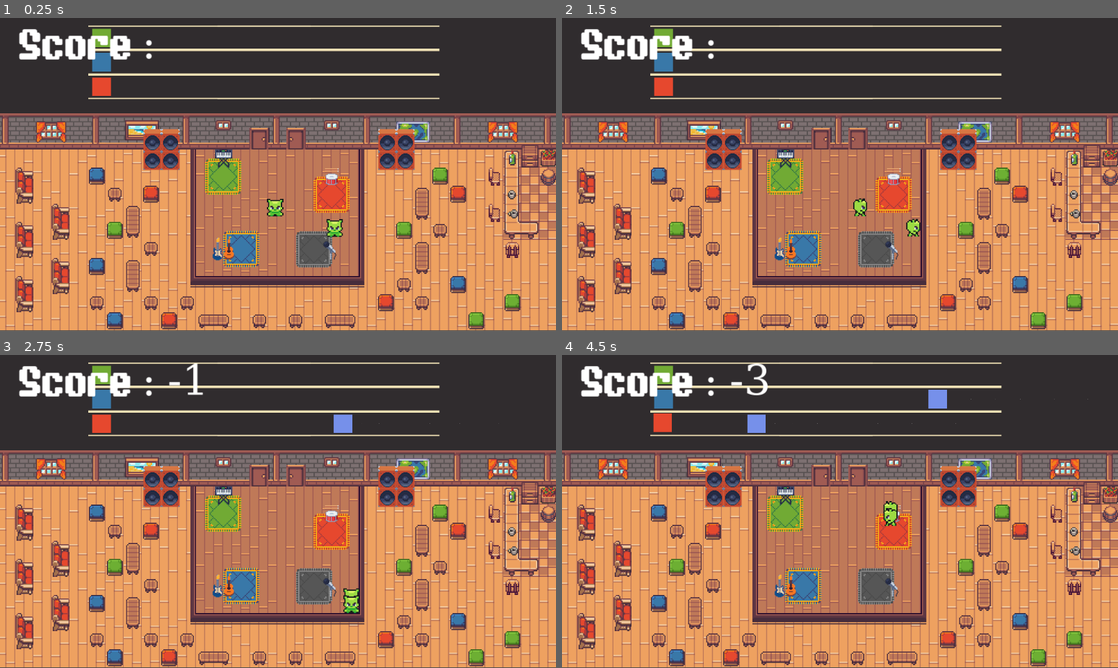
Above: before the commit, frames 1-4 (two rows, left to right).
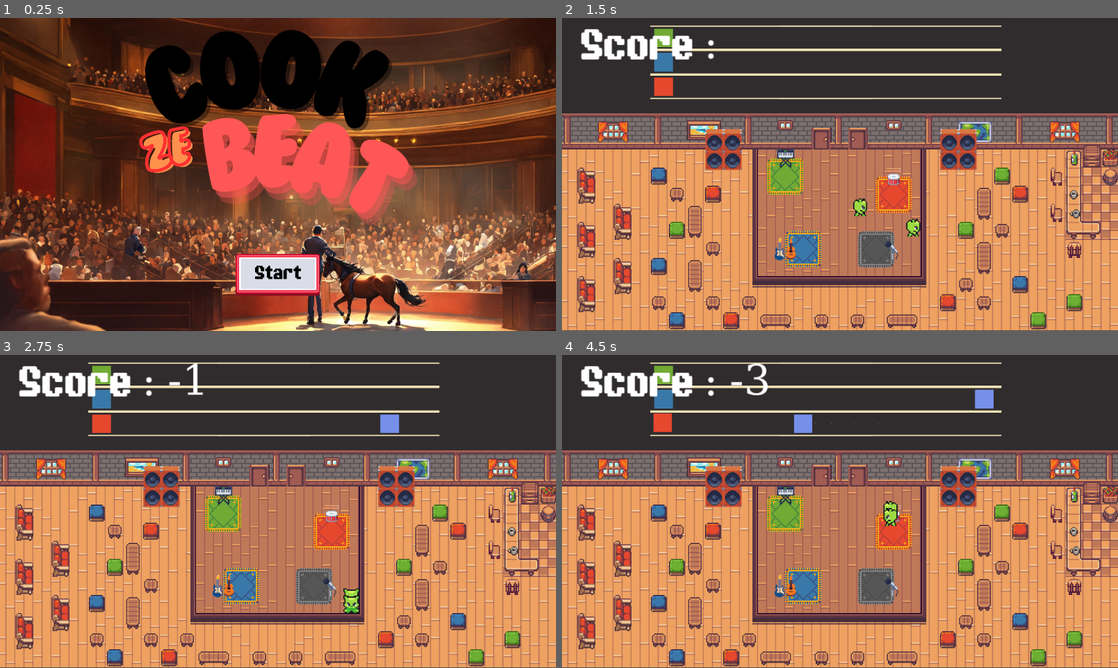
Above: after the commit, the same moments.

Repository: Zenika/gamejam-002-cook-ze-beat
Game: Godot game, scene res://scenes/menu/menu.tscn.tscn
Same seed, same stepped clock (60 frames per second), same inputs: the game is played once before the commit and once after it. Before the commit the project starts from res://scenes/game.tscn. Sound files missing from this copy of the repository are replaced by a short silence.
Inputs (mouse positions are in pixels of both pictures, inside the frame that each line leads up to):
- Up to frame 1 (0.25 s): no input
- Up to frame 2 (1.5 s): click (840, 274) at 0.5 s, where only the run after the commit has a clickable "Start"; tap Enter at 1.25 s; hold Right (move_right) from 1.28 s (still down); tap Space (action) at 1.35 s
- Up to frame 3 (2.75 s): release Right (move_right) at 2.03 s; hold Down (move_down) from 2.03 s (still down); tap Space (action) at 2.1 s
- Up to frame 4 (4.5 s): release Down (move_down) at 2.78 s; hold Right (move_right) 2.78-3.53 s; tap Shift (sprint) at 2.85 s; tap Space (action) at 3.05, 3.6, 4.35 s; hold Up (move_up) 3.53-4.28 s; hold Left (move_left) from 4.28 s (still down)

The runs differ from the first frame. In frame 1, 95% of the frame differs, in the area x 0-100%, y 0-100%; in frame 2, less than 0.1%; in frame 3, 0.4%; in frame 4, 0.8%.

Commit message:
🔗 Attach menu and game

Diff:
--- a/project.godot
+++ b/project.godot
@@ -11,7 +11,7 @@
 [application]
 
 config/name="cook-ze-beat"
-run/main_scene="res://scenes/game.tscn"
+run/main_scene="res://scenes/menu/menu.tscn.tscn"
 config/features=PackedStringArray("4.2", "Forward Plus")
 config/icon="res://icon.svg"
 
--- a/resources/main_theme.tres
+++ b/resources/main_theme.tres
@@ -1,15 +1,15 @@
-[gd_resource type="Theme" load_steps=8 format=3 uid="uid://c2apoo0x38def"]
+[gd_resource type="Theme" load_steps=10 format=3 uid="uid://c2apoo0x38def"]
 
 [ext_resource type="FontFile" uid="uid://b420typ7ppplu" path="res://assets/fonts/GamepauseddemoRegular-RpmY6.otf" id="1_8fcsk"]
 [ext_resource type="Texture2D" uid="uid://bsdxvsxgvymyv" path="res://assets/menu/button_square_depth_border.png" id="2_6awmm"]
 
-[sub_resource type="StyleBoxEmpty" id="StyleBoxEmpty_bx3w8"]
-content_margin_left = 2.0
-content_margin_top = 0.0
-content_margin_right = 0.0
-content_margin_bottom = 2.0
+[sub_resource type="StyleBoxEmpty" id="StyleBoxEmpty_hyagx"]
+
+[sub_resource type="StyleBoxEmpty" id="StyleBoxEmpty_nrmoj"]
 
 [sub_resource type="StyleBoxEmpty" id="StyleBoxEmpty_u655r"]
+
+[sub_resource type="StyleBoxEmpty" id="StyleBoxEmpty_xa1yy"]
 
 [sub_resource type="StyleBoxEmpty" id="StyleBoxEmpty_5v1br"]
 
@@ -27,8 +27,10 @@
 Button/colors/font_hover_color = Color(1, 0.341176, 0.341176, 1)
 Button/font_sizes/font_size = 64
 Button/fonts/font = ExtResource("1_8fcsk")
-Button/styles/hover = SubResource("StyleBoxEmpty_bx3w8")
+Button/styles/focus = SubResource("StyleBoxEmpty_hyagx")
+Button/styles/hover = SubResource("StyleBoxEmpty_nrmoj")
 Button/styles/normal = SubResource("StyleBoxEmpty_u655r")
+Button/styles/pressed = SubResource("StyleBoxEmpty_xa1yy")
 Label/font_sizes/font_size = 64
 Label/fonts/font = ExtResource("1_8fcsk")
 MainTitle/base_type = &"Label"
--- /dev/null
+++ b/scenes/menu/Button.gd
@@ -0,0 +1,15 @@
+extends Button
+
+
+# Called when the node enters the scene tree for the first time.
+func _ready():
+	pass # Replace with function body.
+
+
+# Called every frame. 'delta' is the elapsed time since the previous frame.
+func _process(delta):
+	pass
+
+
+func _on_pressed():
+	get_tree().change_scene_to_file("res://scenes/game.tscn")
--- a/scenes/menu/menu.tscn.tscn
+++ b/scenes/menu/menu.tscn.tscn
@@ -1,7 +1,8 @@
-[gd_scene load_steps=3 format=3 uid="uid://bom3562arb634"]
+[gd_scene load_steps=4 format=3 uid="uid://bom3562arb634"]
 
 [ext_resource type="Texture2D" uid="uid://8ioaj5bthnax" path="res://assets/menu/orchestra.webp" id="1_jby7u"]
 [ext_resource type="Texture2D" uid="uid://ctr38hwavghyj" path="res://assets/menu/logo.png" id="2_meu30"]
+[ext_resource type="Script" path="res://scenes/menu/Button.gd" id="3_ofowt"]
 
 [node name="Menu" type="Node"]
 
@@ -36,11 +37,6 @@
 texture = ExtResource("2_meu30")
 stretch_mode = 4
 
-[node name="Spacer3" type="Control" parent="HUD/VBoxContainer"]
-layout_mode = 2
-size_flags_horizontal = 3
-size_flags_vertical = 3
-
 [node name="HBoxContainer" type="HBoxContainer" parent="HUD/VBoxContainer"]
 layout_mode = 2
 
@@ -60,7 +56,9 @@
 
 [node name="Button" type="Button" parent="HUD/VBoxContainer/HBoxContainer/PanelContainer/MarginContainer"]
 layout_mode = 2
+action_mode = 0
 text = "Start"
+script = ExtResource("3_ofowt")
 
 [node name="Spacer2" type="Control" parent="HUD/VBoxContainer/HBoxContainer"]
 layout_mode = 2
@@ -70,3 +68,5 @@
 layout_mode = 2
 size_flags_horizontal = 3
 size_flags_vertical = 3
+
+[connection signal="pressed" from="HUD/VBoxContainer/HBoxContainer/PanelContainer/MarginContainer/Button" to="HUD/VBoxContainer/HBoxContainer/PanelContainer/MarginContainer/Button" method="_on_pressed"]
Not shown: 1 places in scenes/game.tscn that only renumber resources
